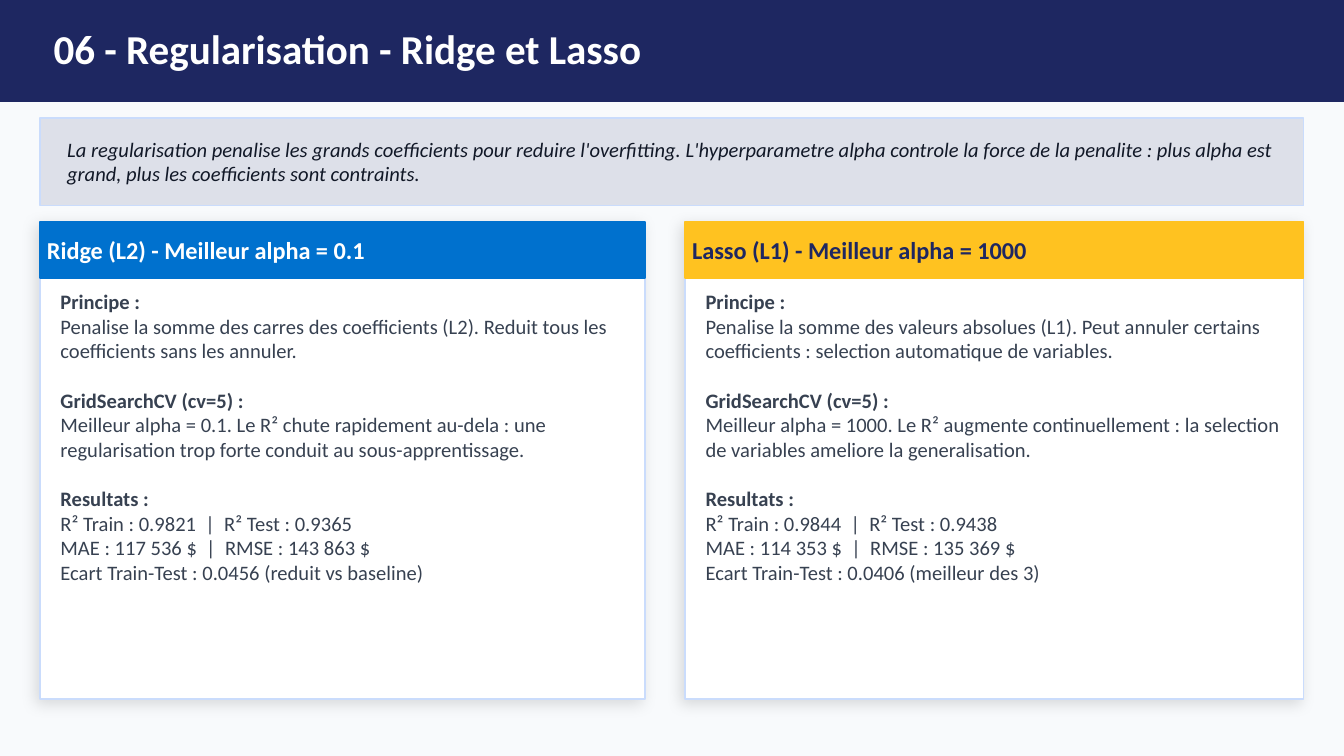
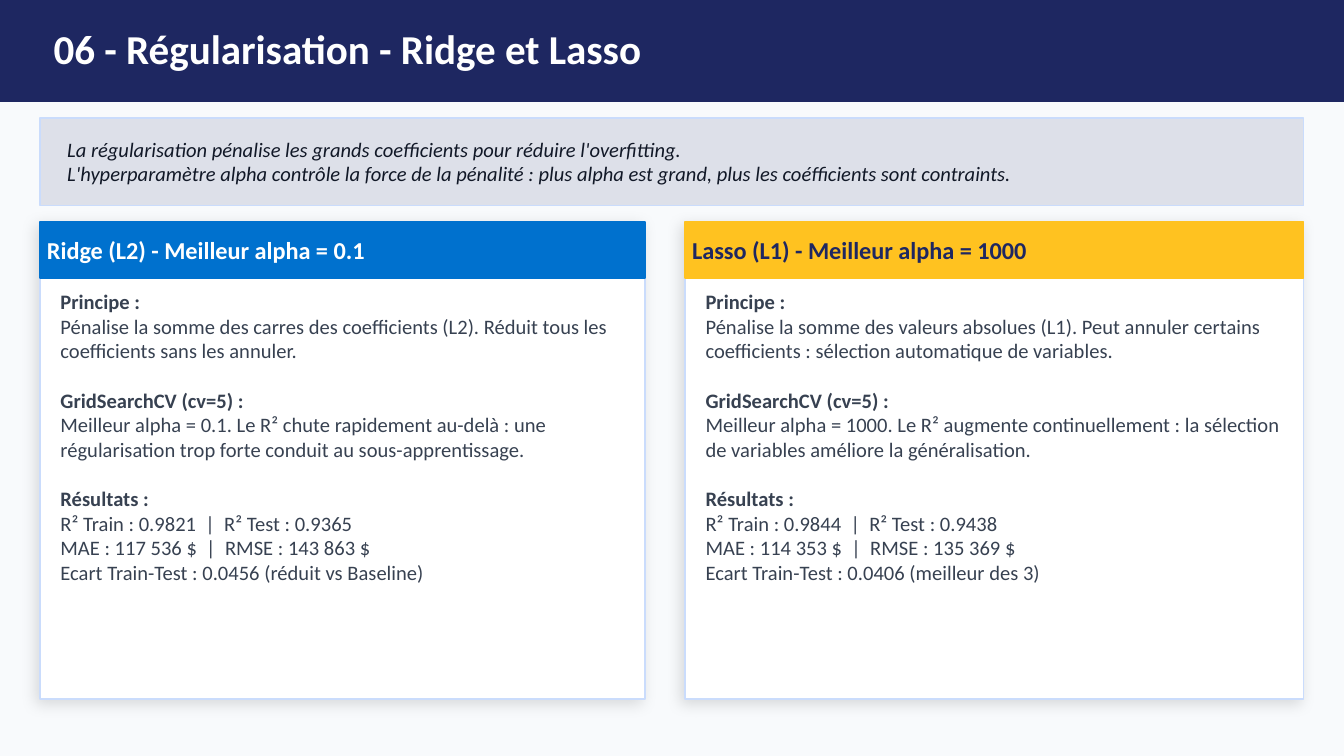
Before and after one commit to AichaFa/2-Projets-Fullstack, a slide deck: slide 8 of 3-Apprentissage automatique/1-soldes Walmart/Walmart_Presentation.pptx. Drawn at 1344x756 pixels with LibreOffice and Linux fonts; fonts in the diff are those of the drawing. Boxes give left, top, right and bottom in pixels: in the first picture for what was removed or moved away, otherwise in the second. Text is boxed around its words. In the diff, an @@ line names an element or a change of style, - is before the commit and + after.

```diff
--- a/3-Apprentissage automatique/1-soldes Walmart/Walmart_Presentation.pptx
+++ b/3-Apprentissage automatique/1-soldes Walmart/Walmart_Presentation.pptx
@@ text at (x1=54, y1=35, x2=641, y2=71): text changed @@
-06 - Regularisation - Ridge et Lasso
+06 - Régularisation - Ridge et Lasso
@@ text at (x1=67, y1=142, x2=1010, y2=185): text changed @@
-La regularisation penalise les grands coefficients pour reduire l'overfitting. L'hyperparametre alpha controle la force de la penalite : plus alpha est grand, plus les coefficients sont contraints.
+La régularisation pénalise les grands coefficients pour réduire l'overfitting.
+L'hyperparamètre alpha contrôle la force de la pénalité : plus alpha est grand, plus les coéfficients sont contraints.
@@ text at (x1=60, y1=319, x2=607, y2=358): text changed @@
-Penalise la somme des carres des coefficients (L2). Reduit tous les coefficients sans les annuler.
+Pénalise la somme des carres des coefficients (L2). Réduit tous les coefficients sans les annuler.
@@ text at (x1=706, y1=319, x2=1260, y2=362): text changed @@
-Penalise la somme des valeurs absolues (L1). Peut annuler certains coefficients : selection automatique de variables.
+Pénalise la somme des valeurs absolues (L1). Peut annuler certains coefficients : sélection automatique de variables.
@@ text at (x1=60, y1=416, x2=546, y2=506): text changed @@
-Meilleur alpha = 0.1. Le R² chute rapidement au-dela : une regularisation trop forte conduit au sous-apprentissage.
-Resultats :
+Meilleur alpha = 0.1. Le R² chute rapidement au-delà : une régularisation trop forte conduit au sous-apprentissage.
+Résultats :
@@ text at (x1=706, y1=416, x2=1279, y2=506): text changed @@
-Meilleur alpha = 1000. Le R² augmente continuellement : la selection de variables ameliore la generalisation.
-Resultats :
+Meilleur alpha = 1000. Le R² augmente continuellement : la sélection de variables améliore la généralisation.
+Résultats :
@@ text at (x1=60, y1=565, x2=423, y2=583): text changed @@
-Ecart Train-Test : 0.0456 (reduit vs baseline)
+Ecart Train-Test : 0.0456 (réduit vs Baseline)
```
Also in this commit, not shown: 10 other slides changed, 1 slide added, 4 other files.
